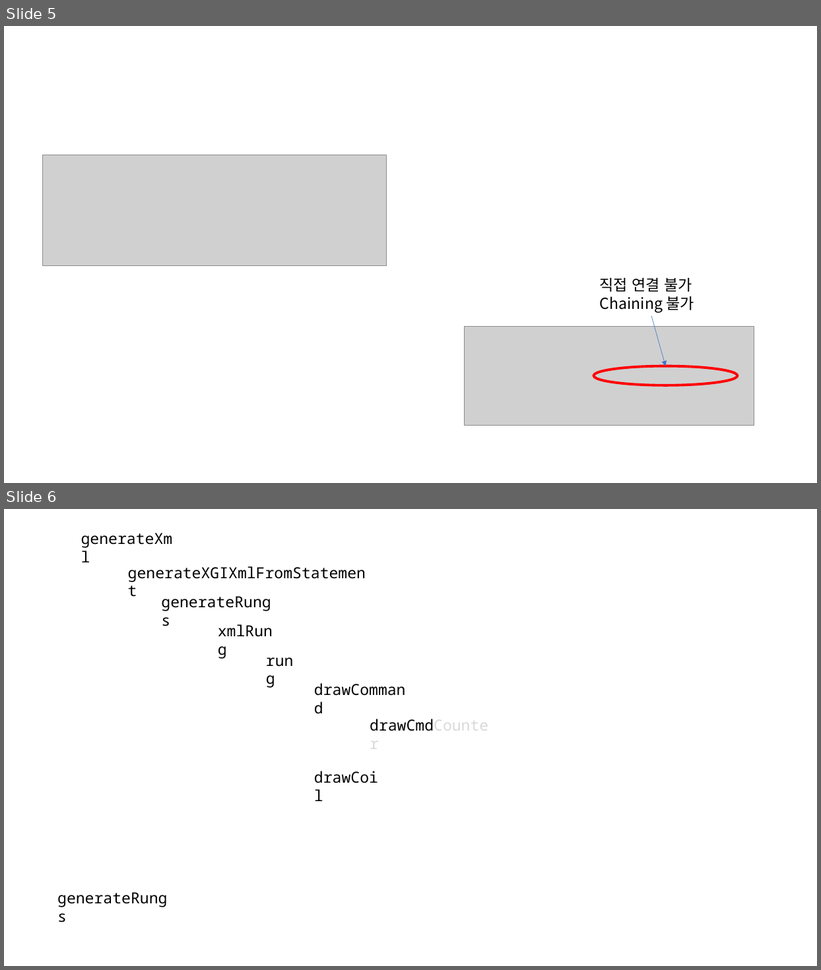
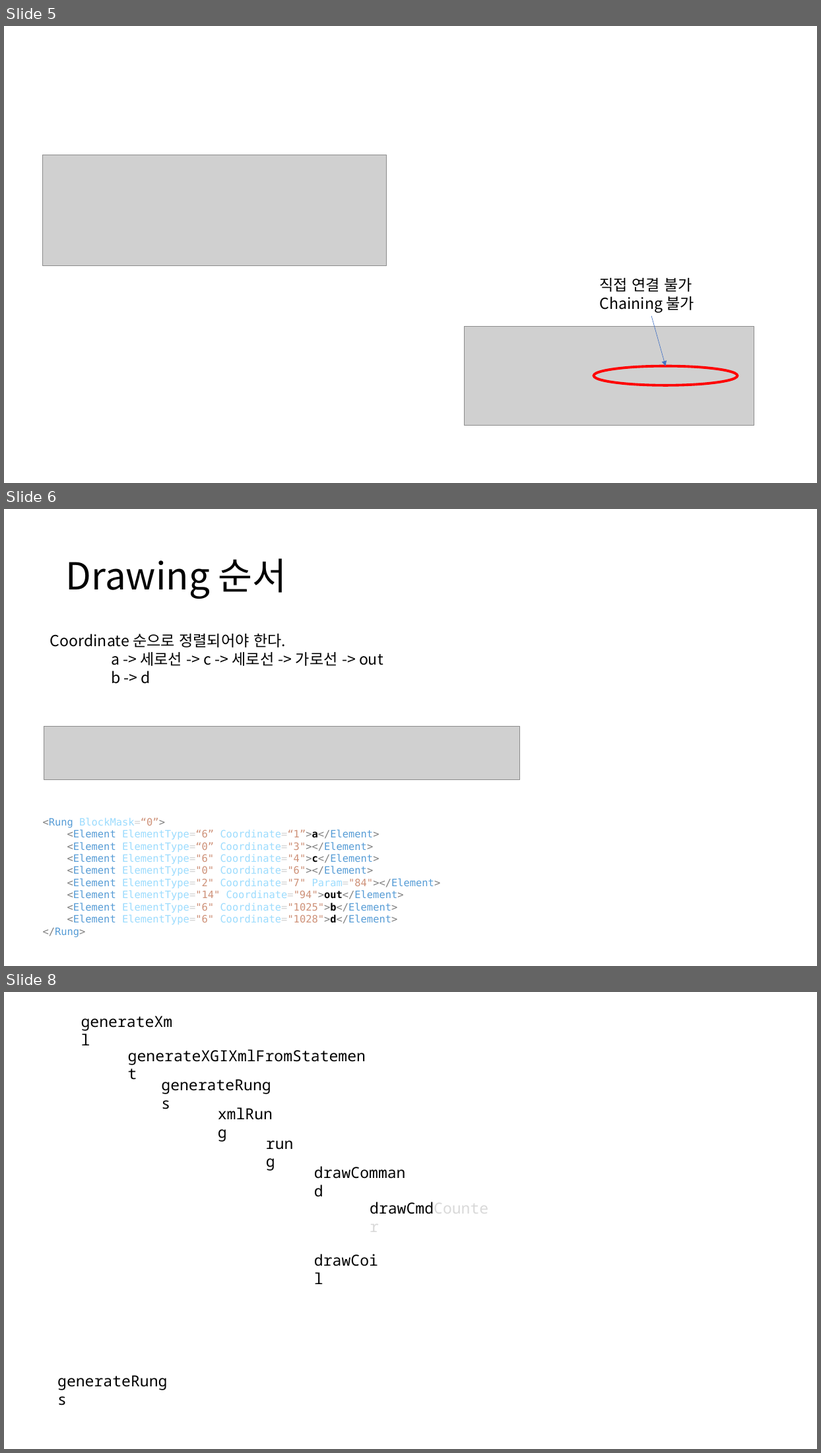
Before and after one commit to DualsoftDev/ds, a slide deck: DsDotNet/src/PLC/PLC.CodeGen.LSXGI/Documents/XgiLadder.pptx. Shown one above the other, each under a label of ours: slides 5 and 6 before the commit, slides 5, 6 and 8 after it; the slides between them are not shown. The pictures are 821x970 and 821x1453 pixels, drawn with LibreOffice and Linux fonts; fonts in the diff are those of the drawing; grey boxes stand for pictures. Boxes give left, top, right and bottom in pixels: in the first picture for what was removed or moved away, otherwise in the second. Text is boxed around its words. In the diff, an @@ line names an element or a change of style, - is before the commit and + after.

```diff
--- a/DsDotNet/src/PLC/PLC.CodeGen.LSXGI/Documents/XgiLadder.pptx
+++ b/DsDotNet/src/PLC/PLC.CodeGen.LSXGI/Documents/XgiLadder.pptx
@@ slide 6 added at (x1=4, y1=509, x2=817, y2=966), background #FFFFFF @@
@@ title added at (x1=66, y1=559, x2=287, y2=599), 44 pt, text #000000 @@
+Drawing 순서
@@ text added at (x1=50, y1=634, x2=384, y2=684), 18 pt, text #000000 @@
+Coordinate 순으로 정렬되어야 한다.
+a -> 세로선 -> c -> 세로선 -> 가로선 -> out
+b -> d
@@ picture added at (x1=44, y1=727, x2=520, y2=780) @@
@@ text added at (x1=43, y1=818, x2=441, y2=938), 12 pt, text #9CDCFE @@
+<Rung BlockMask=“0”>
+<Element ElementType=“6” Coordinate=“1”>a</Element>
+<Element ElementType=“0” Coordinate="3"></Element>
+<Element ElementType="6" Coordinate="4">c</Element>
+<Element ElementType="0" Coordinate="6"></Element>
+<Element ElementType="2" Coordinate="7" Param="84"></Element>
+<Element ElementType="14" Coordinate="94">out</Element>
+<Element ElementType="6" Coordinate="1025">b</Element>
+<Element ElementType="6" Coordinate="1028">d</Element>
+</Rung>
@@ what was slide 6 is now slide 8 @@
```
Also in this commit, not shown: 1 other slide added, 4 other files.
